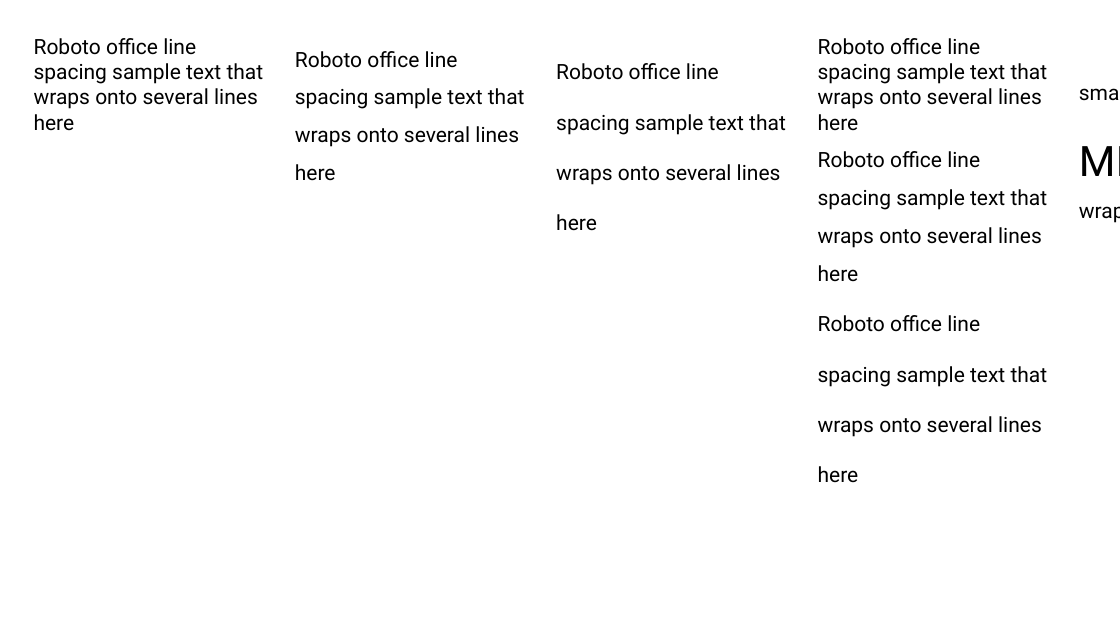
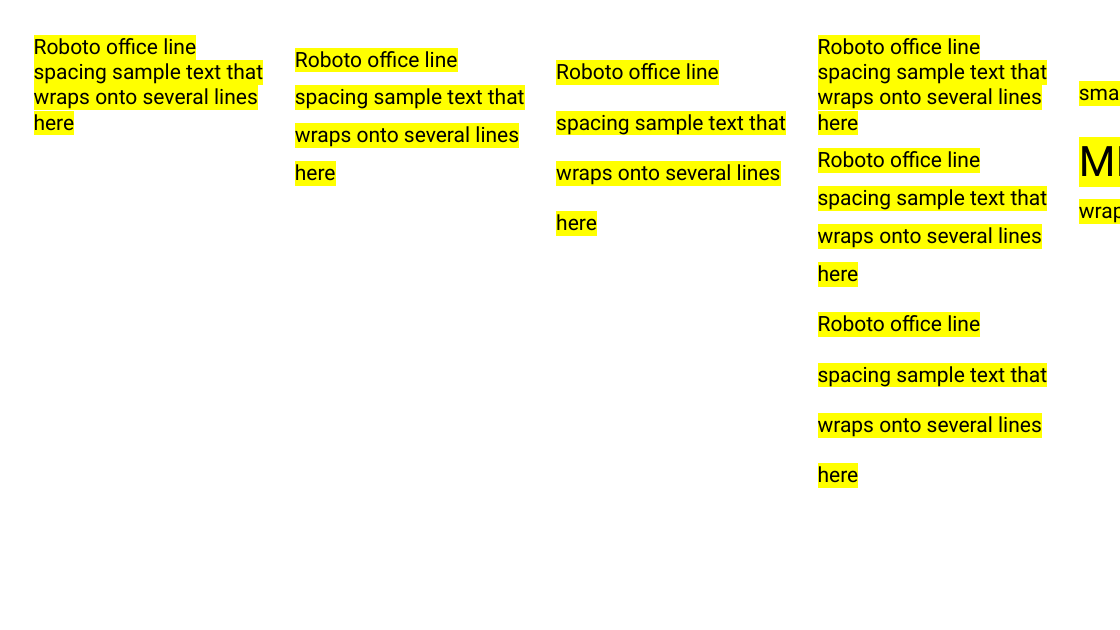
Before and after one commit to sedrew/vyaz, a slide deck: slide 1 of scripts/office-metrics/line-spacing.pptx. Drawn at 1120x630 pixels with LibreOffice and Linux fonts; fonts in the diff are those of the drawing. Boxes give left, top, right and bottom in pixels: in the first picture for what was removed or moved away, otherwise in the second. Text is boxed around its words. In the diff, an @@ line names an element or a change of style, - is before the commit and + after.

```diff
--- a/scripts/office-metrics/line-spacing.pptx
+++ b/scripts/office-metrics/line-spacing.pptx
@@ highlight none to #FFFF00 in 5 elements at bbox=[34, 38, 264, 136], bbox=[295, 47, 525, 187], bbox=[556, 63, 786, 237], bbox=[818, 38, 1048, 489], bbox=[1079, 34, 1120, 118] @@
```
Also in this commit, not shown: 1 slide added, 11 other files.
